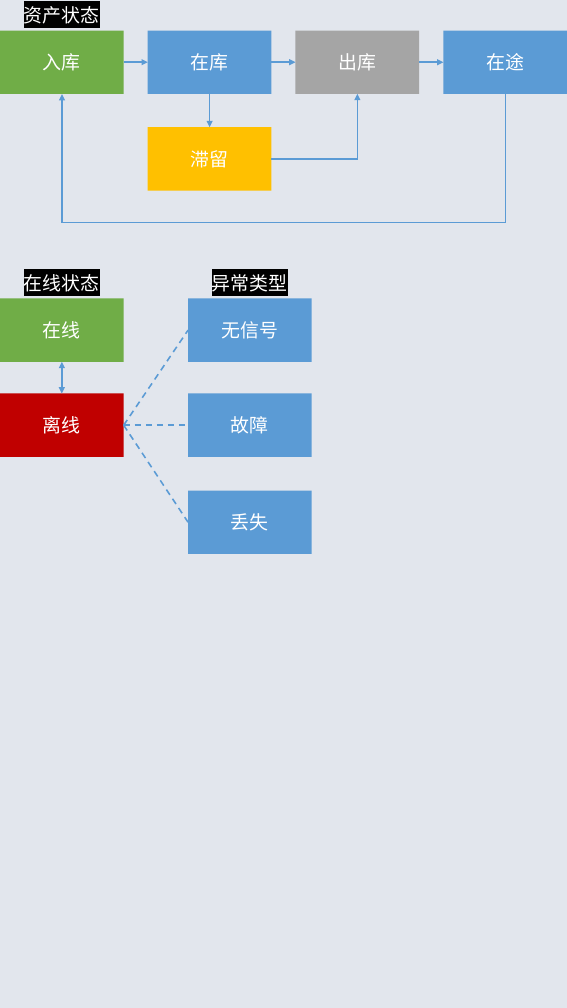
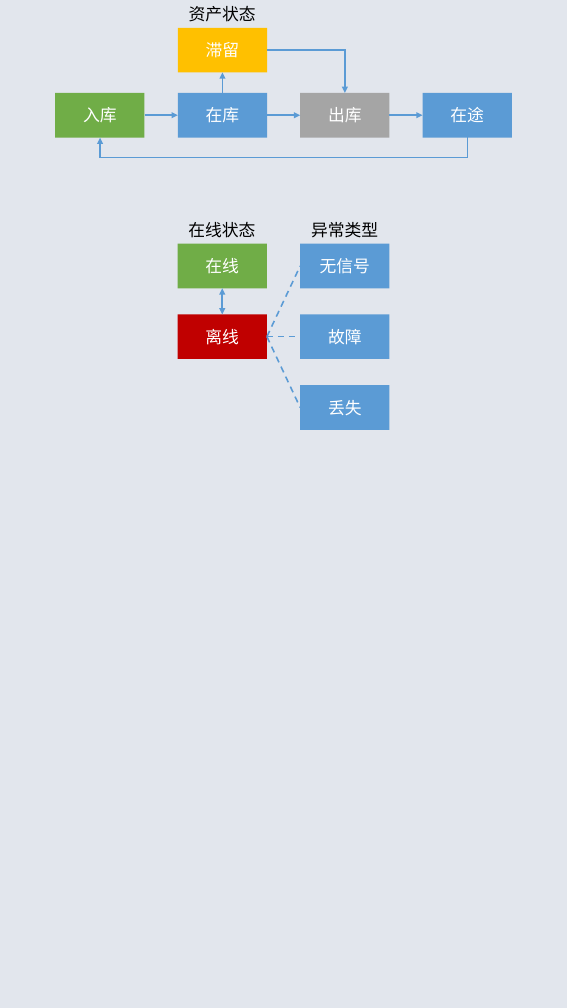
Before and after one commit to huzijun01/TigerSan.Web.UI, a slide deck: slide 1 of 0 DB/资产状态.pptx. Drawn at 567x1008 pixels with LibreOffice and Linux fonts; fonts in the diff are those of the drawing. Boxes give left, top, right and bottom in pixels: in the first picture for what was removed or moved away, otherwise in the second. Text is boxed around its words. In the diff, an @@ line names an element or a change of style, - is before the commit and + after.

```diff
--- a/0 DB/资产状态.pptx
+++ b/0 DB/资产状态.pptx
@@ rectangle "滞留": place and size @@
-rectangle "滞留" at (147, 127, 271, 191)
+rectangle "滞留" at (178, 28, 267, 73)
@@ size 18 to 16 pt, text colour #FFFFFF to #000000, highlight #000000 to none in 3 elements at (311, 222, 378, 238), (188, 222, 255, 238), (189, 6, 256, 22) @@
@@ text "资产状态": place and size @@
-text "资产状态" at (24, 6, 100, 24)
+text "资产状态" at (189, 6, 256, 22)
@@ elbow arrow moved from (271, 159) - (358, 94) to (267, 50) - (345, 93) @@
@@ arrow moved from (209, 94) - (209, 127) to (222, 93) - (222, 73) @@
@@ rectangle "入库": place and size @@
-rectangle "入库" at (0, 30, 124, 94)
+rectangle "入库" at (55, 93, 144, 138)
@@ arrow moved from (124, 62) - (147, 62) to (144, 115) - (178, 115) @@
@@ rectangle "在库": place and size @@
-rectangle "在库" at (147, 30, 271, 94)
+rectangle "在库" at (178, 93, 267, 138)
@@ arrow moved from (271, 62) - (296, 62) to (267, 115) - (300, 115) @@
@@ rectangle "出库": place and size @@
-rectangle "出库" at (296, 30, 420, 94)
+rectangle "出库" at (300, 93, 389, 138)
@@ arrow moved from (420, 62) - (443, 62) to (389, 115) - (423, 115) @@
@@ rectangle "在途": place and size @@
-rectangle "在途" at (443, 30, 567, 94)
+rectangle "在途" at (423, 93, 512, 138)
@@ elbow arrow moved from (505, 94) - (62, 94) to (467, 138) - (100, 138) @@
@@ text "在线状态": place and size @@
-text "在线状态" at (24, 274, 100, 292)
+text "在线状态" at (188, 222, 255, 238)
@@ text "异常类型": place and size @@
-text "异常类型" at (212, 274, 288, 292)
+text "异常类型" at (311, 222, 378, 238)
@@ rectangle "在线": place and size @@
-rectangle "在线" at (0, 299, 124, 362)
+rectangle "在线" at (178, 243, 267, 288)
@@ line moved from (124, 425) - (188, 330) to (267, 336) - (300, 266) @@
@@ rectangle "无信号": place and size @@
-rectangle "无信号" at (188, 299, 312, 362)
+rectangle "无信号" at (300, 243, 389, 288)
@@ double arrow moved from (62, 362) - (62, 393) to (222, 288) - (222, 314) @@
@@ size 18 to 16 pt in 10 elements at (300, 93, 389, 138), (178, 93, 267, 138), (55, 93, 144, 138), (423, 93, 512, 138), (178, 28, 267, 73), (300, 243, 389, 288), (178, 243, 267, 288), (300, 314, 389, 359), (300, 386, 389, 430), (178, 314, 267, 359) @@
@@ rectangle "离线": place and size @@
-rectangle "离线" at (0, 393, 124, 457)
+rectangle "离线" at (178, 314, 267, 359)
@@ rectangle "故障": place and size @@
-rectangle "故障" at (188, 393, 312, 457)
+rectangle "故障" at (300, 314, 389, 359)
@@ line moved from (124, 425) - (188, 522) to (267, 336) - (300, 407) @@
@@ line moved from (124, 425) - (188, 425) to (267, 336) - (300, 336) @@
@@ rectangle "丢失": place and size @@
-rectangle "丢失" at (188, 491, 312, 554)
+rectangle "丢失" at (300, 386, 389, 430)
```
Also in this commit, not shown: 12 other files.
